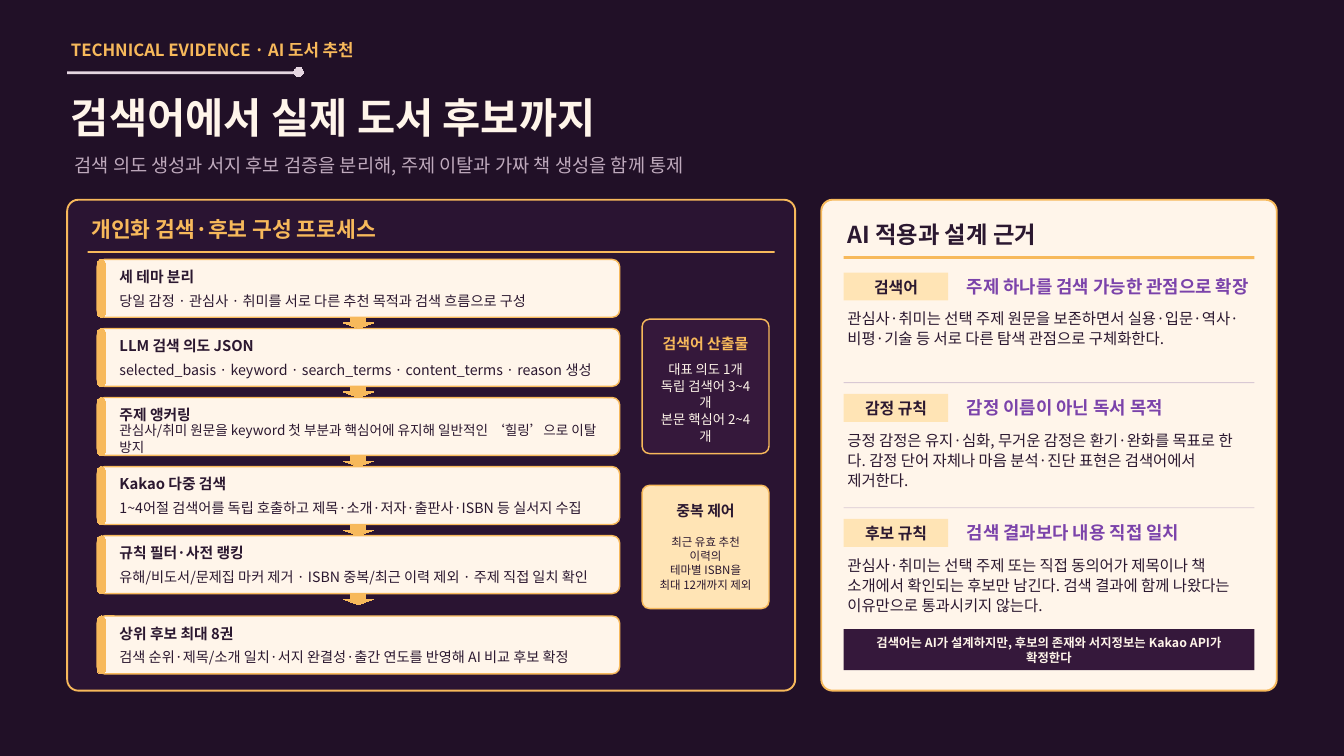
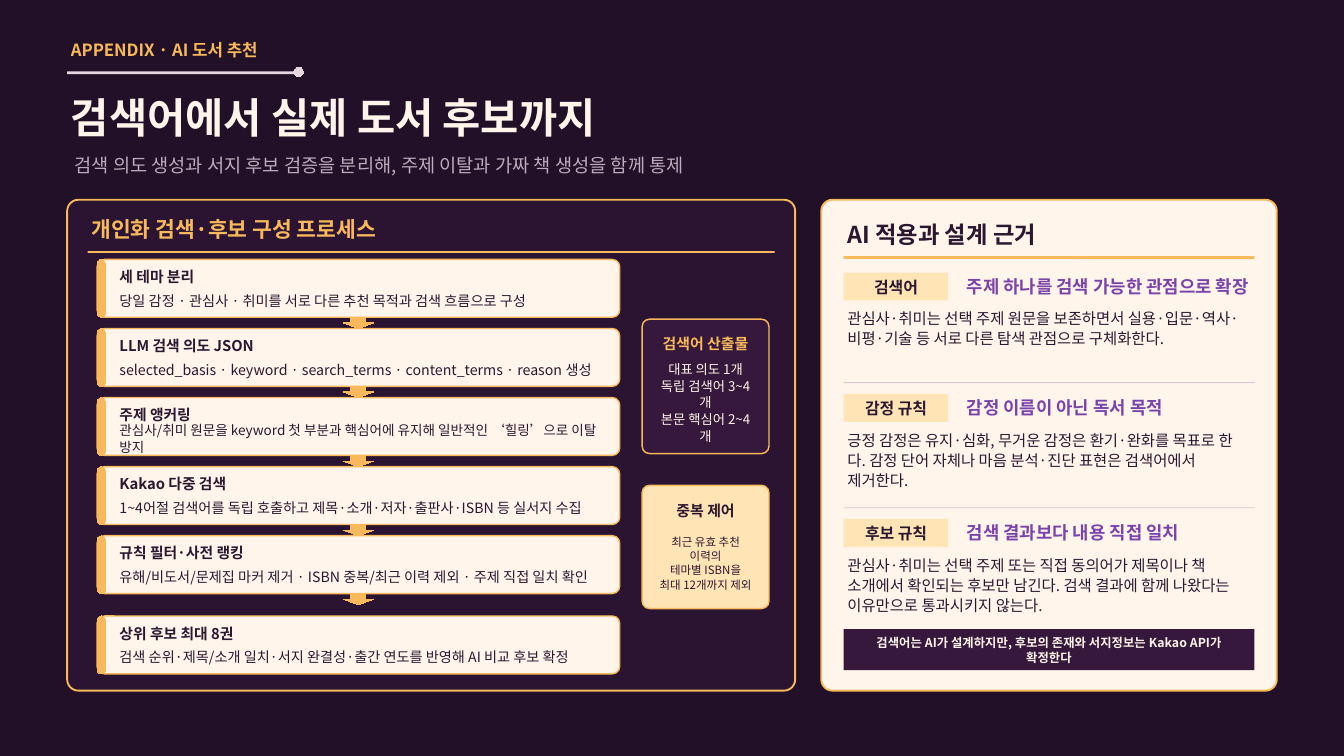
Before and after one commit to SKNETWORKS-FAMILY-AICAMP/SKN27-FINAL-4Team, a slide deck: slide 8 of output/presentation/빈틈사이_기능별_기술근거_부록.pptx. Drawn at 1344x756 pixels with LibreOffice and Linux fonts; fonts in the diff are those of the drawing. Boxes give left, top, right and bottom in pixels: in the first picture for what was removed or moved away, otherwise in the second. Text is boxed around its words. In the diff, an @@ line names an element or a change of style, - is before the commit and + after.

```diff
--- a/output/presentation/빈틈사이_기능별_기술근거_부록.pptx
+++ b/output/presentation/빈틈사이_기능별_기술근거_부록.pptx
@@ text at (71,42,258,58): text changed @@
-TECHNICAL EVIDENCE · AI 도서 추천
+APPENDIX · AI 도서 추천
```
Also in this commit, not shown: 10 other slides changed, 7 other files.
